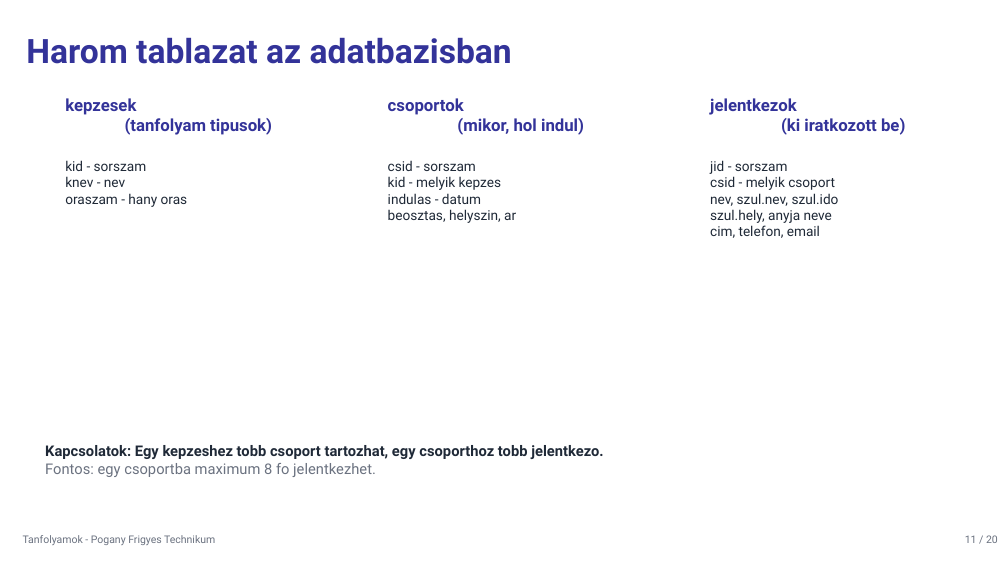
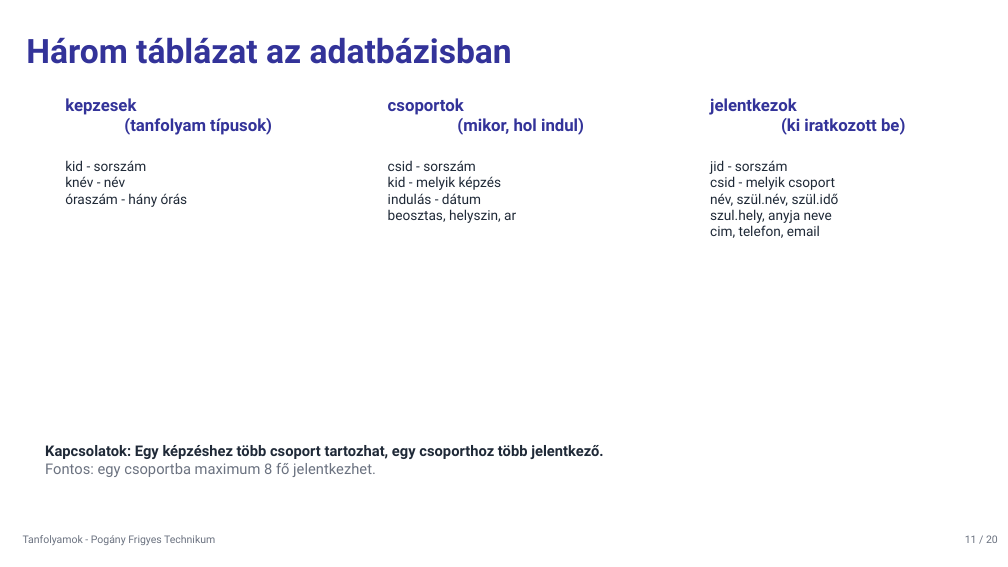
Before and after one commit to vargamatyas109-web/Tanfolyamok, a slide deck: slide 11 of Tanfolyamok_prezentacio.pptx. Drawn at 1008x567 pixels with LibreOffice and Linux fonts; fonts in the diff are those of the drawing. Boxes give left, top, right and bottom in pixels: in the first picture for what was removed or moved away, otherwise in the second. Text is boxed around its words. In the diff, an @@ line names an element or a change of style, - is before the commit and + after.

```diff
--- a/Tanfolyamok_prezentacio.pptx
+++ b/Tanfolyamok_prezentacio.pptx
@@ text at (26, 37, 512, 64): text changed @@
-Harom tablazat az adatbazisban
+Három táblázat az adatbázisban
@@ text at (65, 98, 272, 207): text changed @@
-kepzesek
-(tanfolyam tipusok)
-kid - sorszam
-knev - nev
-oraszam - hany oras
+kepzesek
+(tanfolyam típusok)
+kid - sorszám
+knév - név
+óraszám - hány órás
@@ text at (388, 160, 501, 204): text changed @@
-csid - sorszam
-kid - melyik kepzes
-indulas - datum
+csid - sorszám
+kid - melyik képzés
+indulás - dátum
@@ text at (710, 160, 788, 174): text changed @@
-jid - sorszam
+jid - sorszám
@@ text at (710, 193, 839, 206): text changed @@
-nev, szul.nev, szul.ido
+név, szül.név, szül.idő
@@ text at (45, 445, 604, 477): text changed @@
-Kapcsolatok: Egy kepzeshez tobb csoport tartozhat, egy csoporthoz tobb jelentkezo.
-Fontos: egy csoportba maximum 8 fo jelentkezhet.
+Kapcsolatok: Egy képzéshez több csoport tartozhat, egy csoporthoz több jelentkező.
+Fontos: egy csoportba maximum 8 fő jelentkezhet.
```
Also in this commit, not shown: 24 other slides changed, 10 other files.
